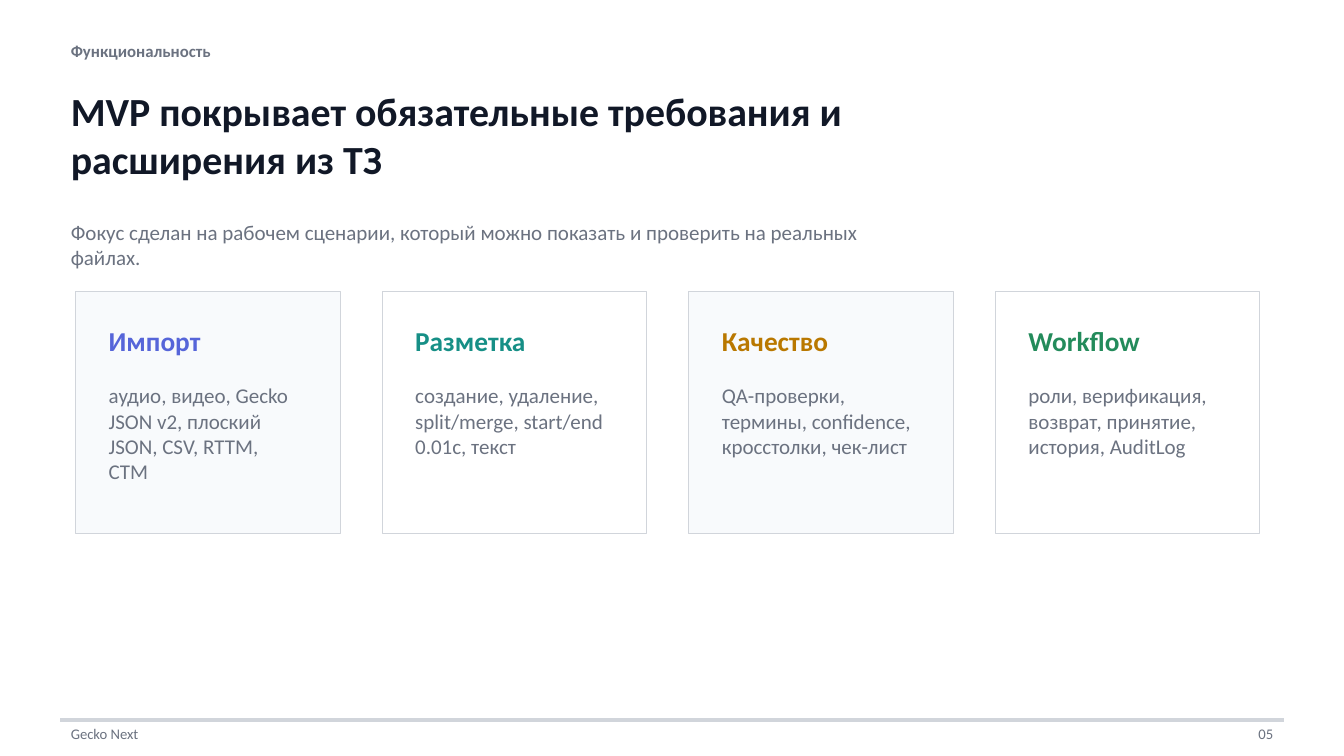
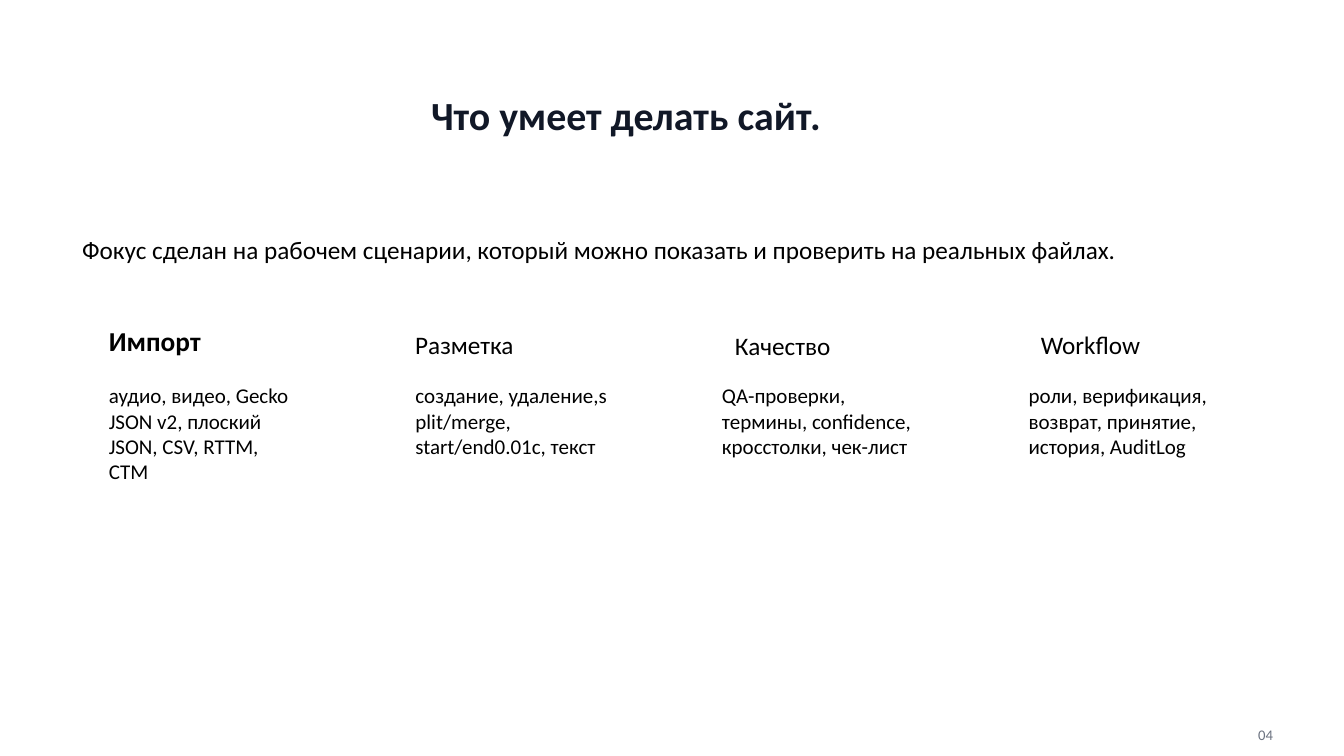
Before and after one commit to morgan11d/gecko-next, a slide deck: slide 4 of deliverables/gecko-next-defense-presentation.pptx (slide 5 before the commit). Drawn at 1344x756 pixels with LibreOffice and Linux fonts; fonts in the diff are those of the drawing. Boxes give left, top, right and bottom in pixels: in the first picture for what was removed or moved away, otherwise in the second. Text is boxed around its words. In the diff, an @@ line names an element or a change of style, - is before the commit and + after.

```diff
--- a/deliverables/gecko-next-defense-presentation.pptx
+++ b/deliverables/gecko-next-defense-presentation.pptx
@@ text removed at (71, 45, 211, 60) @@
-Функциональность
@@ text at (431, 102, 821, 137): text changed @@
-MVP покрывает обязательные требования и расширения из ТЗ
+Что умеет делать сайт.
@@ text "Фокус сделан на рабочем сценарии, ...": place and size @@
-text "Фокус сделан на рабочем сценарии, ..." at (71, 226, 857, 269)
+text "Фокус сделан на рабочем сценарии, ..." at (82, 242, 1116, 263)
@@ text "Фокус сделан на рабочем сценарии, ..." at (82, 242, 1116, 263): size 15 to 18 pt, text colour #6B7280 to #000000 @@
@@ rectangle removed at (76, 292, 340, 534) @@
@@ rectangle removed at (382, 292, 646, 534) @@
@@ rectangle removed at (689, 292, 953, 534) @@
@@ rectangle removed at (996, 292, 1260, 534) @@
@@ text "Импорт" at (109, 333, 201, 356): text colour #5665D9 to #000000 @@
@@ text "Разметка" at (415, 337, 513, 355): size 19.5 to 18 pt, text colour #168F86 to #000000, bold off @@
@@ text "Качество": place and size @@
-text "Качество" at (722, 333, 828, 352)
+text "Качество" at (735, 338, 831, 355)
@@ text "Качество" at (735, 338, 831, 355): size 19.5 to 18 pt, text colour #B97800 to #000000, bold off @@
@@ text "Workflow": place and size @@
-text "Workflow" at (1028, 332, 1139, 351)
+text "Workflow" at (1041, 336, 1140, 354)
@@ text "Workflow" at (1041, 336, 1140, 354): size 19.5 to 18 pt, text colour #238B5B to #000000, bold off @@
@@ text colour #6B7280 to #000000 in 3 elements at (109, 388, 288, 479), (722, 389, 911, 458), (1029, 388, 1207, 458) @@
@@ text at (415, 392, 607, 457): text changed; text colour #6B7280 to #000000 @@
-создание, удаление, split/merge, start/end 0.01с, текст
+создание, удаление,split/merge, start/end0.01с, текст
@@ rectangle removed at (60, 718, 1282, 721) @@
@@ text removed at (71, 729, 139, 739) @@
-Gecko Next
@@ text at (1258, 730, 1273, 740): text changed @@
-05
+04
```
Also in this commit, not shown: 5 other slides changed, 1 slide added, 4 slides removed.
